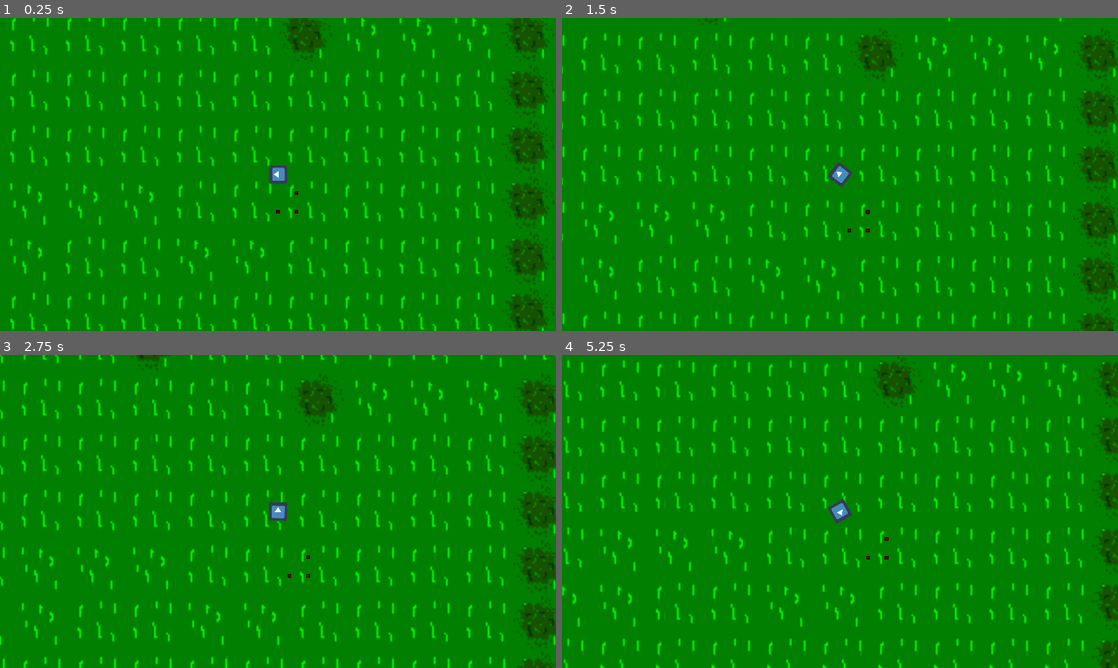
Above: before the commit, frames 1-4 (two rows, left to right).
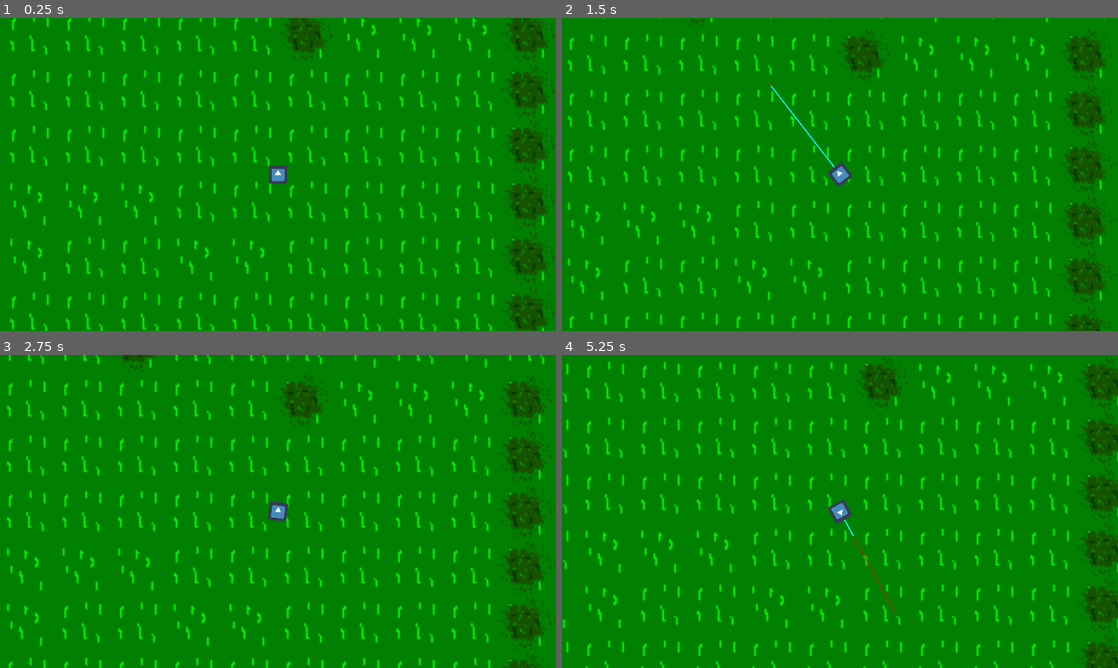
Above: after the commit, the same moments.

Repository: ebrahimebrahim/hungry_and_slow
Game: Godot game, scene res://Main.tscn
Two runs of this game, one before a commit and one after it. Both use one fixed random seed, a clock stepped at 60 frames per second and the inputs below. The engine's default icon, where the game draws it, is replaced by a stand-in: a white triangle on a blue panel in a dark square.
Inputs (mouse positions are in pixels of both pictures, inside the frame that each line leads up to):
- Up to frame 1 (0.25 s): no input
- Up to frame 2 (1.5 s): tap Enter at 0.5 s; move the mouse to (962, 158) at 0.52 s; click (962, 158) at 0.67 s; tap Space at 1.25 s; move the mouse to (728, 190) at 1.27 s; click (728, 190) at 1.42 s
- Up to frame 3 (2.75 s): tap Enter at 2 s; move the mouse to (333, 442) at 2.02 s; click (333, 442) at 2.17 s
- Up to frame 4 (5.25 s): tap Space at 2.75, 4.25 s; move the mouse to (812, 574) at 2.77 s; click (812, 574) at 2.92 s; tap Enter at 3.5 s; move the mouse to (1006, 558) at 3.52 s; click (1006, 558) at 3.67 s; move the mouse to (673, 464) at 4.27 s; click (673, 464) at 4.42 s; move the mouse to (867, 511) at 5.02 s; click (867, 511) at 5.17 s

The runs differ from the first frame. In frame 1, less than 0.1% of the frame differs, in the area x 48-54%, y 47-63%; in frame 2, 14%; in frame 3, 15%, in the area x 0-100%, y 0-100%; in frame 4, 14%.

Commit message:
add speed overlay for player movement

Diff:
--- a/hungry_and_slow/Creature.gd
+++ b/hungry_and_slow/Creature.gd
@@ -1,8 +1,8 @@
 extends KinematicBody2D
 
-export var direction_vec : Vector2 = Vector2(0,-1) setget update_direction
+var direction_vec : Vector2 = Vector2(0,-1) setget update_direction
 
-export var max_rot_speed = deg2rad(360*6)
+var max_rot_speed = deg2rad(360*6)
 
 var current_speed : float = 0
 
--- a/hungry_and_slow/Main.tscn
+++ b/hungry_and_slow/Main.tscn
@@ -86,7 +86,6 @@
 z_index = 5
 collision_layer = 3
 script = ExtResource( 2 )
-direction_vec = Vector2( -1, 0 )
 
 [node name="Mask" type="Sprite" parent="Player"]
 visible = false
@@ -100,24 +99,3 @@
 
 [node name="CollisionShape2D" type="CollisionShape2D" parent="Player"]
 shape = SubResource( 3 )
-
-[node name="icon" type="Sprite" parent="."]
-modulate = Color( 1, 0, 0, 1 )
-position = Vector2( 0, 128 )
-scale = Vector2( 0.2, 0.2 )
-z_index = 5
-texture = ExtResource( 1 )
-
-[node name="icon2" type="Sprite" parent="."]
-modulate = Color( 1, 0, 0, 1 )
-position = Vector2( 64, 128 )
-scale = Vector2( 0.2, 0.2 )
-z_index = 5
-texture = ExtResource( 1 )
-
-[node name="icon3" type="Sprite" parent="."]
-modulate = Color( 1, 0, 0, 1 )
-position = Vector2( 64, 64 )
-scale = Vector2( 0.2, 0.2 )
-z_index = 5
-texture = ExtResource( 1 )
--- a/hungry_and_slow/Player.gd
+++ b/hungry_and_slow/Player.gd
@@ -12,6 +12,7 @@
 
 func _ready():
 #	create_mask()
+	max_rot_speed = deg2rad(360*6)
 	pass
 
 
@@ -29,7 +30,18 @@
 
 		current_speed = max_speed * min(rel_mouse_pos.length(),speed_control_radius)/float(speed_control_radius)
 		step_move_ahead()
+	else:
+		current_speed = 0
 
+func _draw():
+	if current_speed>0 : draw_speed_overlay()
+
+func _process(delta):
+	update() # drawing update
+
+func draw_speed_overlay():
+	draw_line(Vector2(),to_local(position+speed_control_radius*direction_vec.normalized()),Color(1,0,0),2)
+	draw_line(Vector2(),to_local(position+(current_speed/max_speed)*speed_control_radius*direction_vec.normalized()),Color(0,1,1),4)
 
 
 
--- a/hungry_and_slow/Prey.gd
+++ b/hungry_and_slow/Prey.gd
@@ -25,6 +25,10 @@
 onready var steering_cooldown = get_node("SteeringCooldown")
 
 
+func _ready():
+	max_rot_speed = deg2rad(360*3)
+
+
 func set_state_idle_motion():
 	state = PreyStates.idle_motion
 	raycast_distance = 100
@@ -36,11 +40,15 @@
 	raycast_distance = 100
 	current_speed = 0
 
-func set_state_running_away():
+func set_state_running_away(init_dir : Vector2):
+	# init_dir is the initial direction to start running away towards
+	# it is not assumed to be normalized
 	state = PreyStates.running_away
 	panic_cooldown.stop()
 	raycast_distance = 400
 	current_speed = max_speed
+	set_steer(true)
+	target_direction = init_dir
 
 func set_state_seeking_safety():
 	state = PreyStates.seeking_safety
@@ -88,6 +96,11 @@
 	if not result.collider: return
 
 	set_steer(true)
+
+	# don't try to steer around the player, just gtfo
+	if result.collider.is_in_group("player"):
+		target_direction = position - result.collider.position
+		return
 
 	# cast more rays, looking for a place to squeeze by
 	var d_theta : float = $CollisionShape2D.shape.extents.x*2 / r
@@ -141,6 +154,7 @@
 	var l = (3-len(things_running_away_from))/3.0
 	modulate.g = l
 	modulate.b = l
+	update() # for drawing thigns that test stuff.
 
 
 
@@ -152,7 +166,7 @@
 
 func _on_VisibilityRegion_body_entered(body):
 	if body.is_in_group("player") and body!=self:
-		set_state_running_away()
+		set_state_running_away(position - body.position)
 		things_running_away_from.push_front(body)
 
 
@@ -169,3 +183,9 @@
 func _on_HitBox_body_entered(body):
 	if body.is_in_group("player"):
 		queue_free()
+
+
+func _draw():
+	# useful for testing steering
+#	draw_line(Vector2(),to_local(position+200*target_direction.normalized()),Color(1,0,0),2)
+	pass
--- a/hungry_and_slow/Prey.tscn
+++ b/hungry_and_slow/Prey.tscn
@@ -10,7 +10,7 @@
 radius = 200.0
 
 [sub_resource type="RectangleShape2D" id=3]
-extents = Vector2( 27.4664, 27.4453 )
+extents = Vector2( 27.4664, 32.5538 )
 
 [node name="Prey" type="KinematicBody2D"]
 collision_layer = 3
--- a/hungry_and_slow/project.godot
+++ b/hungry_and_slow/project.godot
@@ -27,6 +27,7 @@
 
 window/size/width=1920
 window/size/height=1080
+window/size/fullscreen=true
 window/size/test_width=1440
 window/size/test_height=900
 window/stretch/mode="viewport"
